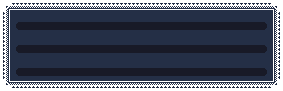
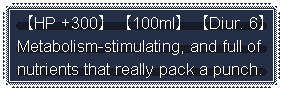
Layer changes from the first (283, 91) image to the second:
added layer "EN" above "JP" over [18, 15, 263, 78]
